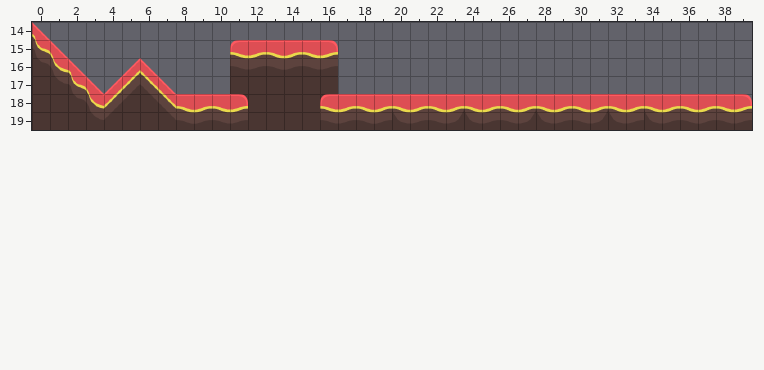
Level history. Tiled map: android/assets/levels/testlvl.tmx. This is how it looked before the edit.
Cells are 32x32 px. Shown: x 0..39, y 14..19.
Now the later version:
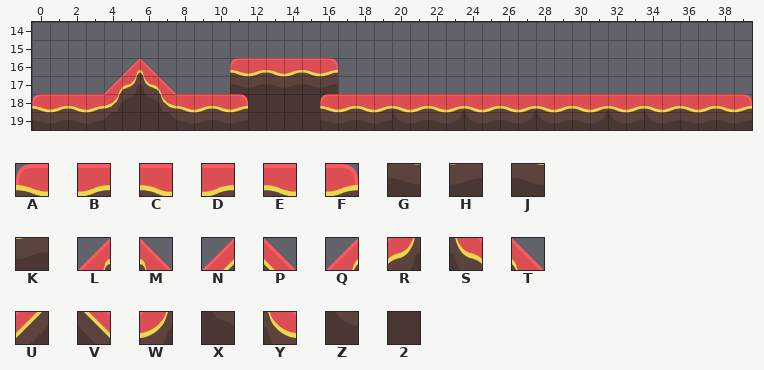
Key: from "Abstract Platformer": A 2, B 3, C 4, D 5, E 6, F 7, G 46, H 47, J 48, K 49, L 91, M 92, N 95, P 96, Q 134, R 135, S 136, T 137, U 139, V 140, W 178, X 180, Y 181, Z 225, 2 227.
_ is an empty cell.
Tiles of an added or newly shown layer are drawn over the layers below it.
Commit message: Removed level bounding from CameraSystem, should be handled by detaching player cameraComponent
Change:
Layer "Tile Layer 2" (removed):
y 15: x 11..16 ABCDEF -> ______
y 16: x 11..16 GHJKGH -> ______
y 17: x 13..14 22 -> __
Layer "Tile Layer 1" (removed):
y 14: x 0 M -> _
y 15: x 0..1 ST -> __
y 16: x 0..2 XYM -> ___; x 5..6 NP -> __
y 17: x 0..7 2ZSTNUVP -> ________
y 18: x 0..4 22XYU -> _____; x 7 V -> _
y 19: x 2..3 2Z -> __
Layer "background" (added):
y 17: x 13..14 __ -> JK
Layer "foreground" (added):
y 17: x 5..6 __ -> RS
y 18: x 4 _ -> W; x 7 _ -> Y
y 19: x 2..3 __ -> JK
Layer "collision" (added):
y 16: x 5..6 __ -> LM; x 11..16 ______ -> ABCDEF
y 17: x 4 _ -> Q; x 7 _ -> T
y 18: x 0..3 ____ -> ABCD
Changed places in both pictures, as pixel boxes (x1, y1, x2, y2):
changed: (32, 22, 176, 124)
changed: (230, 40, 338, 88)
